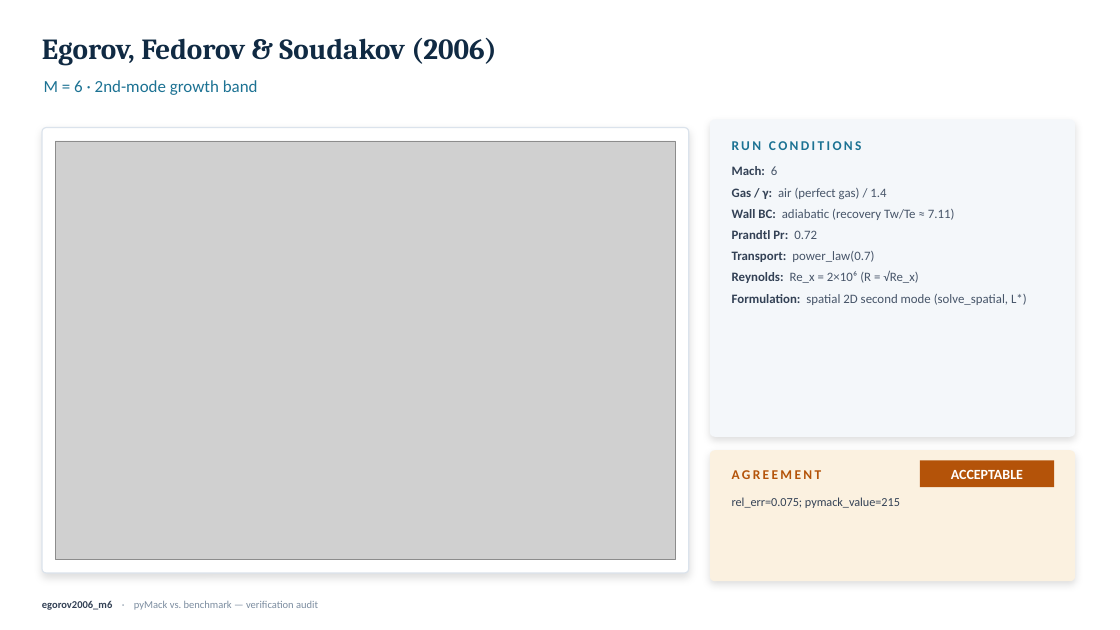
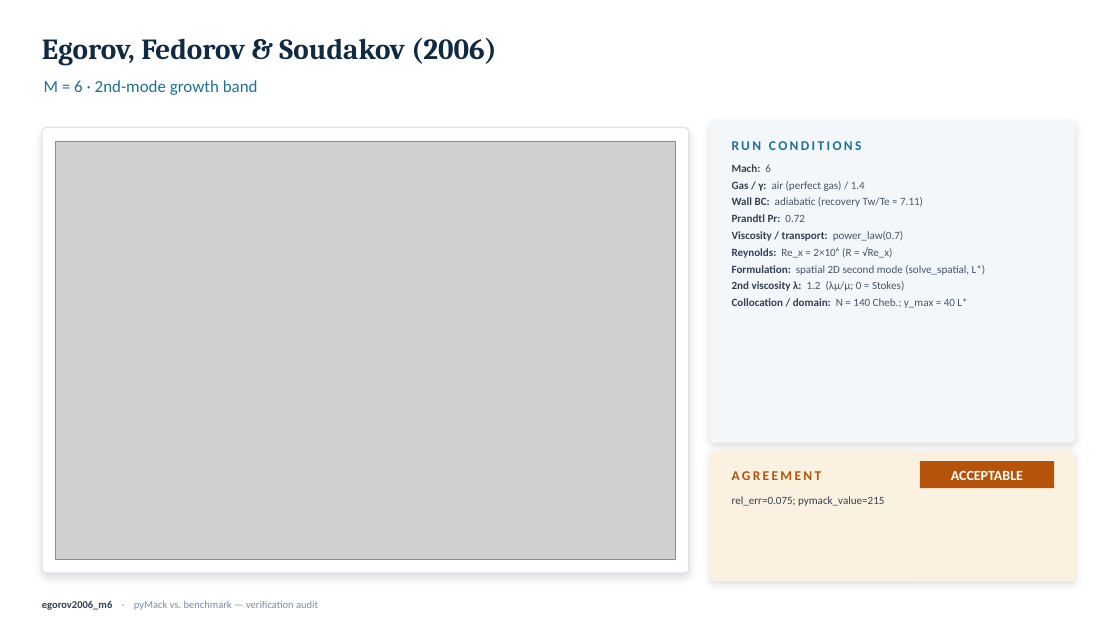
Before and after one commit to BARDAK1995/pyMack, a slide deck: slide 7 of verification/slides/pyMack_validation.pptx. Drawn at 1120x630 pixels with LibreOffice and Linux fonts; fonts in the diff are those of the drawing; grey boxes stand for pictures. Boxes give left, top, right and bottom in pixels: in the first picture for what was removed or moved away, otherwise in the second. Text is boxed around its words. In the diff, an @@ line names an element or a change of style, - is before the commit and + after.

```diff
--- a/verification/slides/pyMack_validation.pptx
+++ b/verification/slides/pyMack_validation.pptx
@@ rounded rectangle: place and size @@
-rounded rectangle at [710, 119, 1075, 437]
+rounded rectangle at [710, 119, 1075, 443]
@@ text at [732, 164, 985, 275]: size 11 to 9.5 pt in "Mach: 6", "Gas / γ: air (perfect gas) / ...", "Wall BC: adiabatic (recovery Tw/Te ≈ 7.11)", "Prandtl Pr: 0.72" and 2 more places; less space between paragraphs @@
@@ text at [732, 231, 904, 241]: text changed; size 11 to 9.5 pt; text colour #475569 to #334155; bold on @@
-Transport: power_law(0.7)
+Viscosity / transport: power_law(0.7)
@@ text at [732, 281, 967, 308]: paragraphs added @@
+2nd viscosity λ: 1.2 (λμ/μ; 0 = Stokes)
+Collocation / domain: N = 140 Cheb.; y_max = 40 L*
@@ rounded rectangle at [710, 451, 1075, 581]: proportions changed @@
@@ text "rel_err=0.075; pymack_value=215" at [732, 496, 884, 506]: size 10.5 to 9.5 pt @@
```
Also in this commit, not shown: 19 other slides changed, 37 other files.
